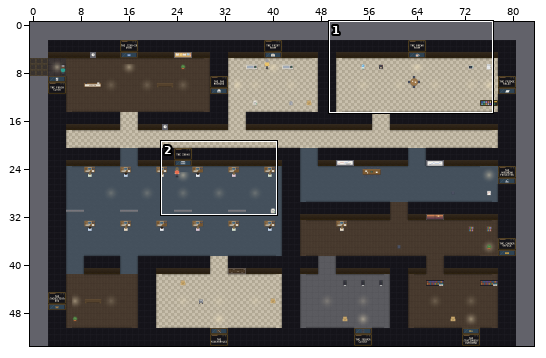
Two versions of a level (Tiled map (JSON), maps/officefloor.tmj). Above: a wide view before the commit, with the close-up outlined.
Close-up. The starting point:
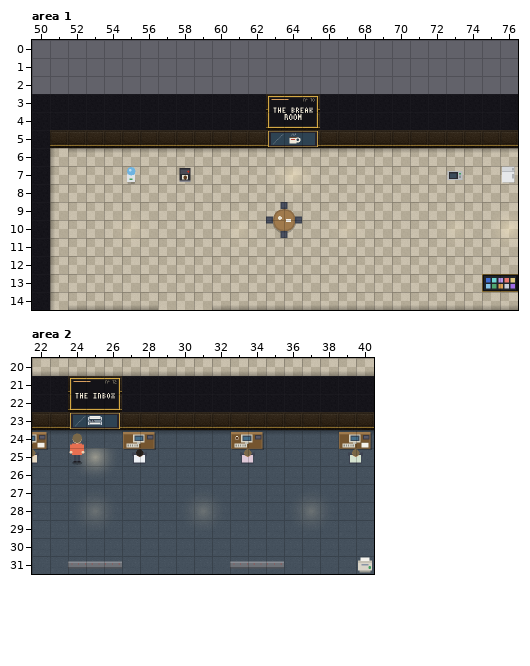
Cells are 32x32 px. Shown: area 1 x 50..76, y 0..14; area 2 x 22..40, y 20..31. The commit also changed other parts of the map, which this record leaves out.
The result:
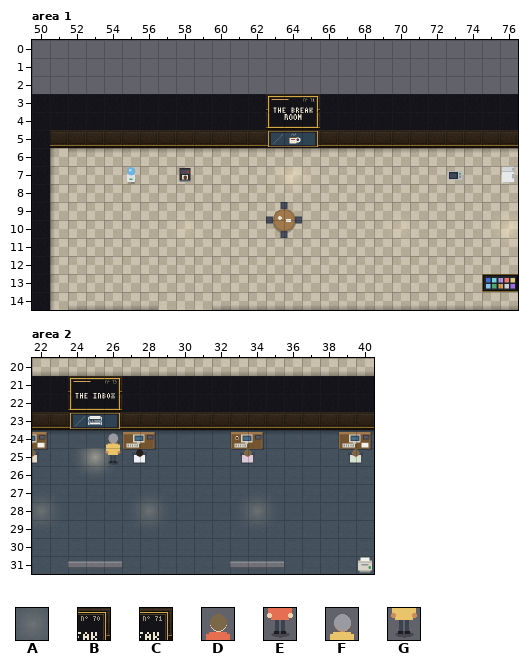
Key: from "museum": A 76, B 1970, C 2022, D 2290, E 2291, F 2296, G 2297.
_ is an empty cell, . an unchanged one.
See-through tiles are keyed as they look on the map.
The exact change:
--- layer "walls", area 1
@@ x 65..65 @@
- 3 B
+ 3 C
--- layer "decor", area 2
@@ x 22..37 @@
-28 _..A.._..A.._..A
+28 A.._..A.._..A.._
--- layer "props", area 2
@@ x 24..26 @@
-24 D._
-25 E._
+24 _.F
+25 _.G
